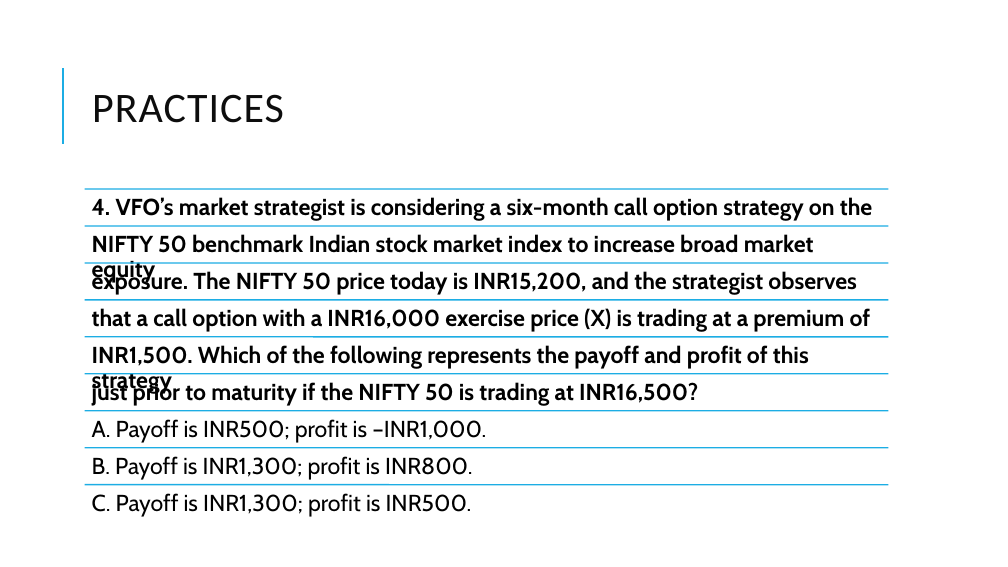
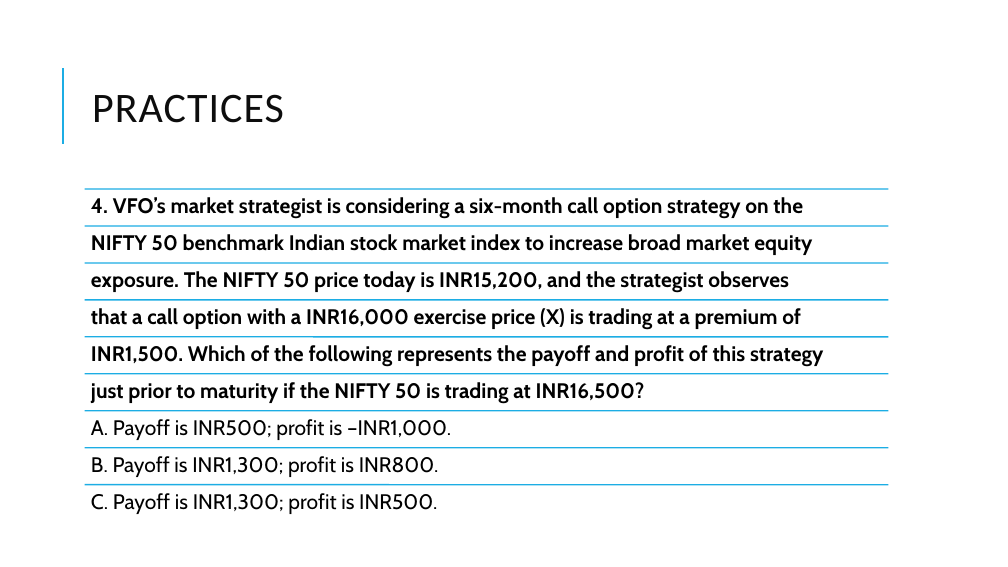
Before and after one commit to Isco0530/data, a slide deck: slide 44 of Derivatives.pptx. Drawn at 1008x567 pixels with LibreOffice and Linux fonts; fonts in the diff are those of the drawing. Boxes give left, top, right and bottom in pixels: in the first picture for what was removed or moved away, otherwise in the second. Text is boxed around its words. In the diff, an @@ line names an element or a change of style, - is before the commit and + after.

```diff
--- a/Derivatives.pptx
+++ b/Derivatives.pptx
@@ size 22 to 20 pt in 9 elements at box(91, 197, 803, 219), box(91, 234, 812, 255), box(91, 271, 789, 293), box(91, 308, 801, 330), box(91, 345, 823, 367), box(91, 382, 645, 404), box(91, 419, 451, 440), box(91, 456, 439, 477), box(91, 493, 437, 514) @@
```
Also in this commit, not shown: 6 other slides changed, 2 slides added, 1 slide removed, 1 other file.
